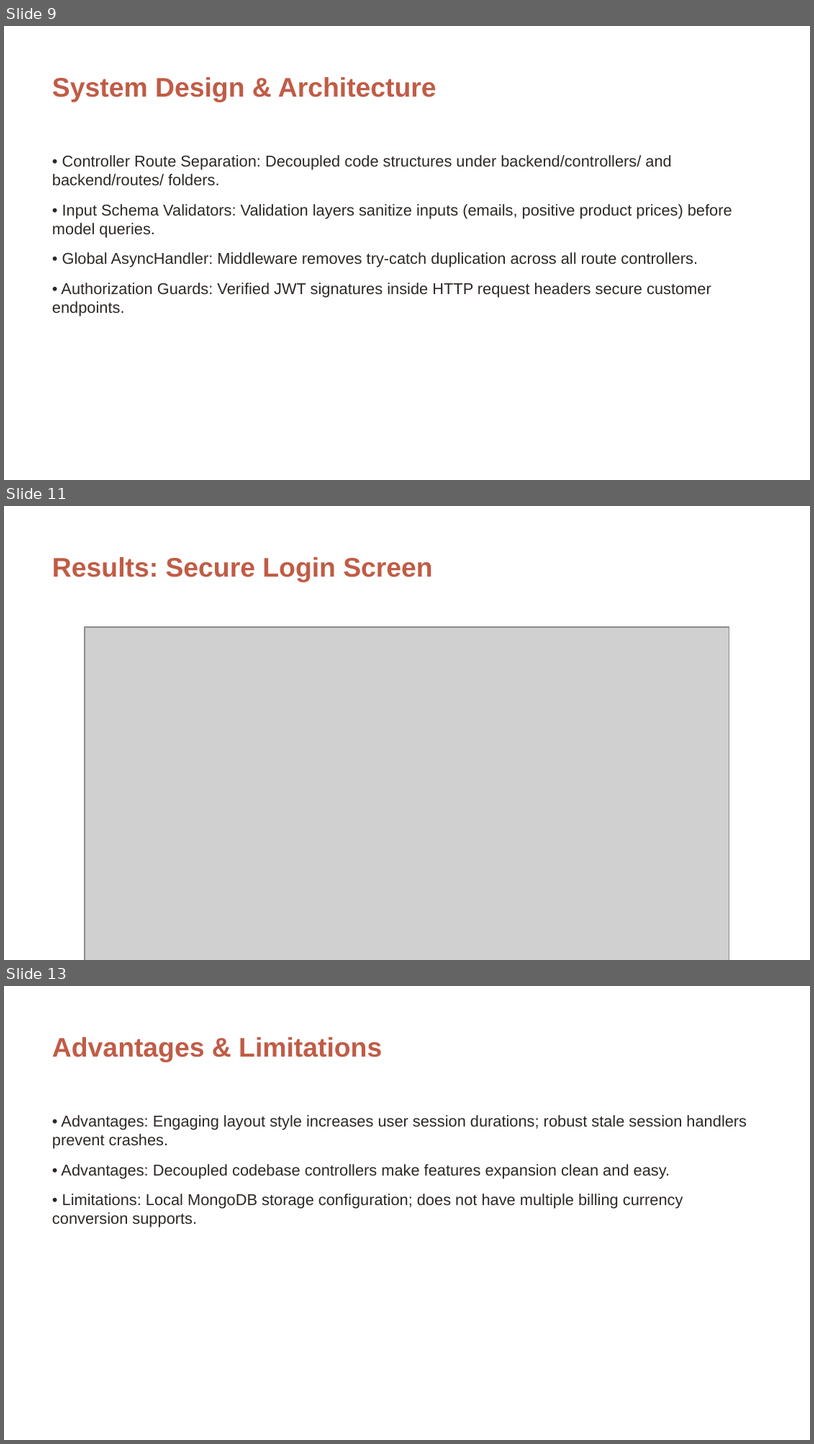
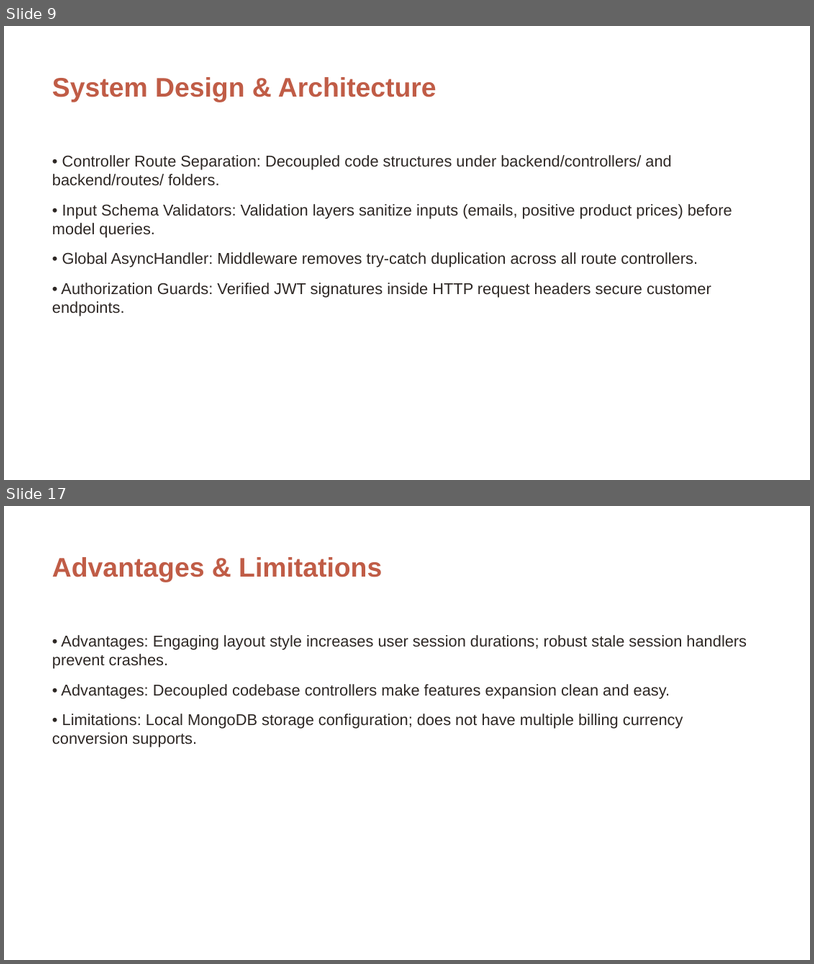
Before and after one commit to 24eg105r03-ops/ShopeEZ-Project, a slide deck: MERN Phase Wise/Project Documentation/ShopEZ_Project_Presentation.pptx. Shown one above the other, each under a label of ours: slides 9, 11 and 13 before the commit, slides 9 and 17 after it; the slides between them are not shown. The pictures are 814x1444 and 814x964 pixels, drawn with LibreOffice and Linux fonts; fonts in the diff are those of the drawing; grey boxes stand for pictures; background and template pictures are left out. Boxes give left, top, right and bottom in pixels: in the first picture for what was removed or moved away, otherwise in the second. Text is boxed around its words. In the diff, an @@ line names an element or a change of style, - is before the commit and + after.

Commit message:
Update ShopEZ presentation with actual screenshots and code implementation details

```diff
--- a/MERN Phase Wise/Project Documentation/ShopEZ_Project_Presentation.pptx
+++ b/MERN Phase Wise/Project Documentation/ShopEZ_Project_Presentation.pptx
@@ slide 11 removed at (x1=4, y1=506, x2=810, y2=960), background picture (left out) @@
@@ text removed at (x1=52, y1=557, x2=432, y2=582) @@
-Results: Secure Login Screen
@@ picture removed at (x1=85, y1=627, x2=730, y2=960) @@
@@ what was slide 13 is now slide 17 @@
```
Also in this commit, not shown: 7 slides added, 2 other slides removed.
